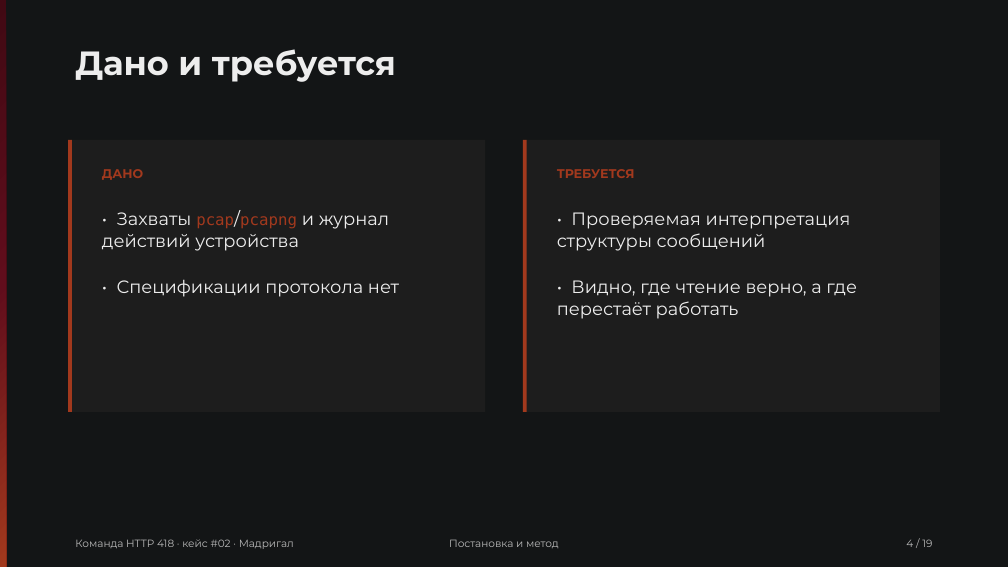
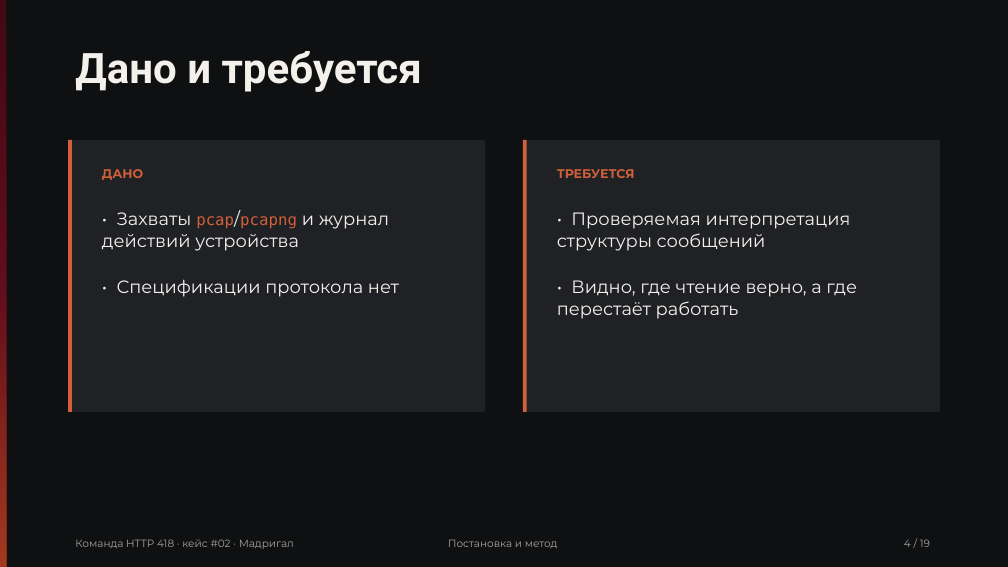
Before and after one commit to Pavel1778/madrigal-protocol-lab, a slide deck: slide 4 of presentation/slides.pptx. Drawn at 1008x567 pixels with LibreOffice and Linux fonts; fonts in the diff are those of the drawing. Boxes give left, top, right and bottom in pixels: in the first picture for what was removed or moved away, otherwise in the second. Text is boxed around its words. In the diff, an @@ line names an element or a change of style, - is before the commit and + after.

```diff
--- a/presentation/slides.pptx
+++ b/presentation/slides.pptx
@@ rectangle at (0, 0, 1008, 567): fill #131516 to #0E1011 @@
@@ text "Дано и требуется" at (75, 51, 422, 92): size 32 to 40 pt, font Montserrat to Roboto, text colour #EDEDED to #F4F1EC @@
@@ rectangle at (68, 140, 485, 412): fill #1D1D1D to #1F2124 @@
@@ rectangle at (68, 140, 72, 412): fill #A2391D to #D0603A @@
@@ rectangle at (523, 140, 941, 412): fill #1D1D1D to #1F2124 @@
@@ rectangle at (523, 140, 527, 412): fill #A2391D to #D0603A @@
@@ text "ДАНО" at (102, 169, 143, 180): text colour #A2391D to #D0603A @@
@@ text "ТРЕБУЕТСЯ" at (557, 169, 635, 178): text colour #A2391D to #D0603A @@
@@ text "• Захваты pcap/pcapng и журнал ..." at (102, 212, 389, 251): text colour #EDEDED to #F4F1EC in "• Захваты pcap/pcapng и журнал действий устройства"; text colour #A2391D to #D0603A in "pcap/pcapng" @@
@@ text colour #B8B8B8 to #A8A29E in 3 elements at (75, 539, 294, 549), (448, 539, 558, 548), (904, 539, 930, 547) @@
```
Also in this commit, not shown: 18 other slides changed, 40 other files.
